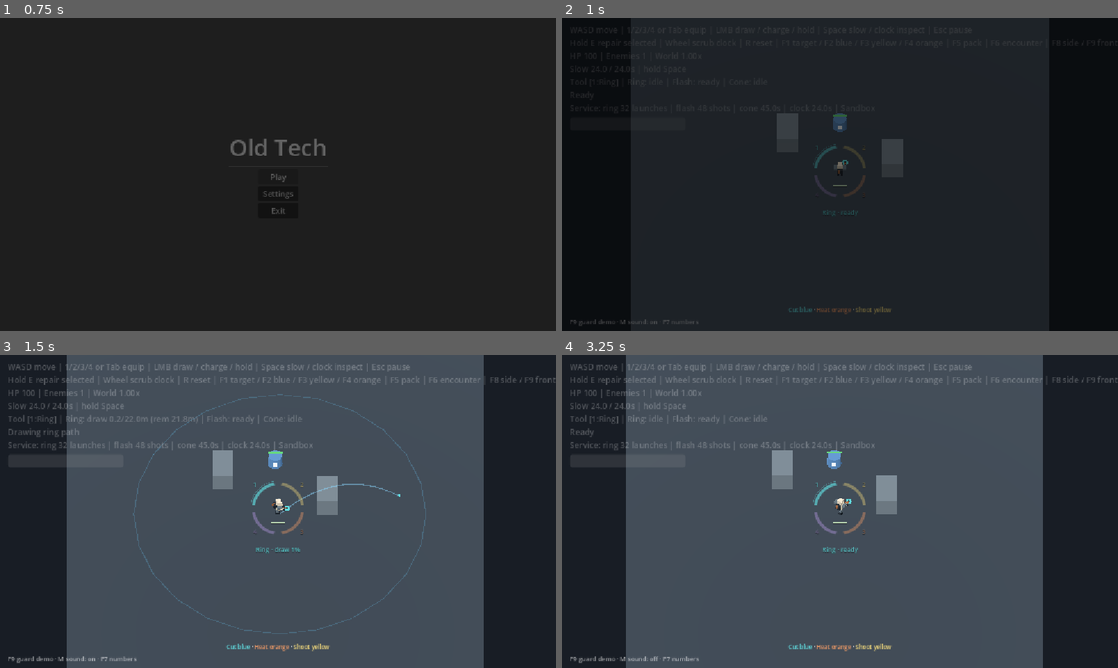
Above: before the commit, frames 1-4 (two rows, left to right).
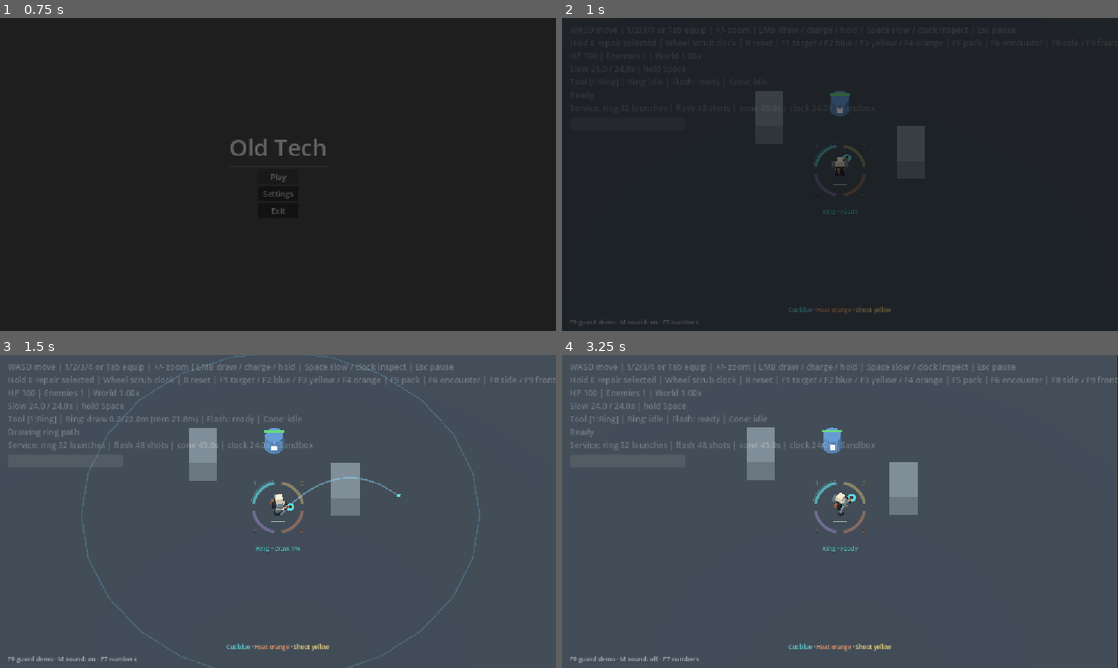
Above: after the commit, the same moments.

Repository: Ty1rl/old-tech
Game: Godot game, scene res://scenes/main.tscn
The game is run twice, just before and just after one commit, with the same random seed, the same clock (stepped at 60 frames per second) and the same inputs.
Inputs (mouse positions are in pixels of both pictures, inside the frame that each line leads up to):
- Up to frame 1 (0.75 s): click "Play" at 0.5 s
- Up to frame 2 (1 s): no input
- Up to frame 3 (1.5 s): tap Enter at 1.25 s; move the mouse to (400, 495) at 1.27 s; hold D (move_right) from 1.28 s (still down); tap R at 1.35 s; click (400, 495) at 1.42 s
- Up to frame 4 (3.25 s): tap Space at 1.52 s; tap E at 1.55 s; release D (move_right) at 2 s; drag from (728, 527) to (812, 574) at 2.02 s; move the mouse to (895, 442) at 2.77 s; hold D (move_right) from 2.78 s (still down); tap M at 2.85 s; click (895, 442) at 2.92 s; tap R at 3.05 s

Frame 1 is identical in both runs. In frame 2, 1.9% of the frame differs, in the area x 34-66%, y 23-64%; in frame 3, 30%, in the area x 0-100%, y 0-100%; in frame 4, 28%.

Commit message:
Improve combat scale and colored-part targeting
Work-Seat: old-tech/jam-1

Diff:
--- /dev/null
+++ b/scenes/prototype/aim_assist.gd
@@ -0,0 +1,39 @@
+extends RefCounted
+
+# Map a click near a visible raised part to its actual world position. Projecting
+# that same click onto the floor instead can miss by an entire body length.
+const Tuning = preload("res://scenes/prototype/tuning.gd")
+
+
+static func target(screen: Vector2, camera: Camera3D, enemies: Array, tool: int, origin: Vector3) -> Variant:
+	if tool not in [1, 2]:
+		return null
+	var result: Variant = null
+	var pixel_scale := maxf(0.5, camera.get_viewport().get_visible_rect().size.y / 800.0)
+	var nearest := float(Tuning.VIEW.blue_assist_pixels if tool == 1 else Tuning.VIEW.yellow_assist_pixels) * pixel_scale
+	var max_range := float(Tuning.RING.range if tool == 1 else Tuning.BEAM.range)
+	for enemy in enemies:
+		if not is_instance_valid(enemy) or enemy.health <= 0.0 or enemy.is_queued_for_deletion():
+			continue
+		var point: Vector3
+		var distance: float
+		if tool == 1:
+			if not enemy.has_cuttable_part(): continue
+			var points: Array = enemy.cable_world_points()
+			if camera.is_position_behind(points[0]) or camera.is_position_behind(points[-1]): continue
+			var start := camera.unproject_position(points[0])
+			var finish := camera.unproject_position(points[-1])
+			var delta := finish - start
+			var fraction := clampf((screen - start).dot(delta) / maxf(0.001, delta.length_squared()), 0, 1)
+			distance = screen.distance_to(start.lerp(finish, fraction))
+			point = (points[0] as Vector3).lerp(points[-1], fraction)
+		else:
+			if not enemy.is_core_exposed() or enemy.core_broken: continue
+			point = enemy.core_world_position()
+			if camera.is_position_behind(point): continue
+			distance = screen.distance_to(camera.unproject_position(point))
+		if distance > nearest or Vector2(point.x - origin.x, point.z - origin.z).length() > max_range:
+			continue
+		nearest = distance
+		result = Vector3(point.x, 0, point.z)
+	return result
--- a/scenes/prototype/arena.gd
+++ b/scenes/prototype/arena.gd
@@ -8,6 +8,7 @@
 const Equipment = preload("res://scenes/prototype/equipment.gd")
 const Cover = preload("res://scenes/prototype/cover.gd")
 const CombatFeedback = preload("res://scenes/prototype/combat_feedback.gd")
+const AimAssist = preload("res://scenes/prototype/aim_assist.gd")
 const ScrubView = preload("res://scenes/prototype/scrub_view.gd")
 const History = preload("res://scenes/prototype/history.gd")
 const StatusHud = preload("res://scenes/prototype/status_hud.gd")
@@ -47,7 +48,7 @@
 	player.camera.position = Vector3(0, 20, 14)
 	player.camera.rotation_degrees = Vector3(-55, 0, 0)
 	player.camera.projection = Camera3D.PROJECTION_ORTHOGONAL
-	player.camera.size = 30
+	player.camera.size = float(Tuning.VIEW.camera_size)
 	player.camera.current = true
 	weapons = Weapons.new()
 	weapons.equipment = equipment
@@ -142,7 +143,13 @@
 	var hit: Variant = Plane(Vector3.UP, 0).intersects_ray(
 		camera.project_ray_origin(screen_position), camera.project_ray_normal(screen_position))
 	aim_valid = hit != null
-	return hit if aim_valid else aim
+	if not aim_valid:
+		return aim
+	if is_instance_valid(director) and is_instance_valid(weapons):
+		var target: Variant = AimAssist.target(screen_position, camera, director.enemies, weapons.selected_tool, player.global_position)
+		if target != null:
+			return target
+	return hit
 
 
 func _process(delta: float) -> void:
@@ -241,6 +248,12 @@
 			_update_hud()
 			return
 		match code:
+			KEY_EQUAL, KEY_PLUS:
+				player.camera.size = maxf(16, player.camera.size - 2)
+				return
+			KEY_MINUS:
+				player.camera.size = minf(32, player.camera.size + 2)
+				return
 			KEY_F7:
 				status_hud.cycle_readout()
 				_update_hud()
@@ -275,7 +288,7 @@
 			KEY_F9:
 				reset_arena()
 				director.clear()
-				player.camera.size = 22
+				player.camera.size = float(Tuning.VIEW.showcase_size)
 				director.spawn(&"front_guard", Vector3(0, 0, -7))
 				_update_hud()
 				return
@@ -304,7 +317,7 @@
 	equipment.reset_state()
 	weapons.reset_state()
 	player.reset_state()
-	player.camera.size = 30
+	player.camera.size = float(Tuning.VIEW.camera_size)
 	director.reset_state()
 	time_feedback = ""
 	_update_hud()
@@ -461,7 +474,7 @@
 	hud.visible = alpha > 0.0
 	slow_bar.modulate.a = alpha
 	slow_bar.visible = alpha > 0.0
-	hud.text = "WASD move | 1/2/3/4 or Tab equip | LMB draw / charge / hold | Space slow / clock inspect | Esc pause\n"
+	hud.text = "WASD move | 1/2/3/4 or Tab equip | +/- zoom | LMB draw / charge / hold | Space slow / clock inspect | Esc pause\n"
 	hud.text += "Hold E repair selected | Wheel scrub clock | R reset | F1 target / F2 blue / F3 yellow / F4 orange | F5 pack | F6 encounter | F8 side / F9 front guard | M sound | Backspace clear\n"
 	hud.text += "HP %.0f | Enemies %d | World %.2fx\n" % [player.health, director.enemies.size(), player.world_scale]
 	hud.text += player.status_text() + "\n" + weapons.status_text()
--- a/scenes/prototype/checks/player_visual.gd
+++ b/scenes/prototype/checks/player_visual.gd
@@ -62,8 +62,8 @@
 	expect(model is MeshInstance3D and (model as MeshInstance3D).mesh == null and arrow != null and not arrow.visible,
 		"Original cylinder mesh and red prism arrow are hidden in the prototype")
 	expect(collision.shape is CylinderShape3D and is_equal_approx((collision.shape as CylinderShape3D).height, 1.0)
-		and player.camera.projection == Camera3D.PROJECTION_ORTHOGONAL and is_equal_approx(player.camera.size, 30.0),
-		"Player collision shape and orthographic camera setup remain unchanged")
+		and player.camera.projection == Camera3D.PROJECTION_ORTHOGONAL and is_equal_approx(player.camera.size, 22.0),
+		"Player collision stays unchanged and closer orthographic camera is active")
 
 	var visual: Node3D = player.visual
 	expect(is_instance_valid(visual) and visual.get_parent() == model,
--- /dev/null
+++ b/scenes/prototype/checks/readability.gd
@@ -0,0 +1,128 @@
+extends SceneTree
+
+const AimAssist = preload("res://scenes/prototype/aim_assist.gd")
+var arena: Node3D
+var checks := 0
+var failures: Array[String] = []
+
+
+func _initialize() -> void:
+	call_deferred("run")
+
+
+func expect(value: bool, message: String) -> void:
+	checks += 1
+	if not value: failures.append(message)
+
+
+func key(code: Key) -> void:
+	var event := InputEventKey.new()
+	event.physical_keycode = code
+	event.pressed = true
+	arena._unhandled_input(event)
+
+
+func mouse(down: bool) -> InputEventMouseButton:
+	var event := InputEventMouseButton.new()
+	event.button_index = MOUSE_BUTTON_LEFT
+	event.pressed = down
+	return event
+
+
+func fresh(kind: StringName, point: Vector3 = Vector3(0, 0, -4)) -> Node3D:
+	arena.reset_arena()
+	arena.director.clear()
+	return arena.director.spawn(kind, point)
+
+
+func fire_at_screen(screen: Vector2) -> void:
+	arena.weapons.select_tool(2)
+	var aim: Vector3 = arena.floor_aim(screen)
+	arena.weapons.handle_event(mouse(true), arena.player, aim)
+	arena.weapons.handle_event(mouse(false), arena.player, aim)
+	arena.weapons.step(.4, arena.player, aim, arena.director.enemies)
+
+
+func run() -> void:
+	arena = load("res://scenes/prototype/arena.tscn").instantiate()
+	root.add_child(arena)
+	current_scene = arena
+	await physics_frame
+	await physics_frame
+	root.get_node("GameState").resume()
+	arena.set_physics_process(false)
+	expect(is_equal_approx(arena.player.camera.size, 22), "Default view is closer")
+	key(KEY_EQUAL)
+	expect(is_equal_approx(arena.player.camera.size, 20), "Plus zooms in")
+	key(KEY_MINUS)
+	expect(is_equal_approx(arena.player.camera.size, 22), "Minus zooms out")
+	key(KEY_F9)
+	expect(is_equal_approx(arena.player.camera.size, 18), "Showcase uses closer view")
+	key(KEY_R)
+	expect(is_equal_approx(arena.player.camera.size, 22), "Reset restores default view")
+
+	for facing in [Vector3.FORWARD, Vector3.BACK, Vector3.LEFT, Vector3.RIGHT]:
+		var enemy := fresh(&"yellow")
+		enemy.facing = facing
+		var core: MeshInstance3D = enemy.part_visual.core
+		expect(core.visible and enemy.core_world_position().y > 1.6, "Core is raised and visible facing " + str(facing))
+		fire_at_screen(arena.player.camera.unproject_position(enemy.core_world_position()))
+		expect(enemy.health <= 0 and enemy.core_broken, "Clicking visible core kills from facing " + str(facing))
+
+	for route in [&"ring", &"cone"]:
+		var enemy := fresh(&"front_guard")
+		var saved: Dictionary = enemy.capture_state()
+		expect(enemy.part_visual.plate.visible and not enemy.part_visual.core.visible, "Closed guard shows plate and hides core")
+		if route == &"ring":
+			var points: Array = enemy.cable_world_points()
+			var middle: Vector3 = (points[0] + points[-1]) * .5
+			enemy.receive_attack(route, 36, middle, {"segment_start": middle - Vector3.RIGHT, "segment_end": middle + Vector3.RIGHT, "radius": .1})
+		else:
+			for tick in range(90): enemy.receive_attack(route, 16.0/60, enemy.position, {"dt": 1.0/60})
+		expect(not enemy.part_visual.plate.visible and enemy.part_visual.core.visible, "Opening removes orange geometry entirely via " + String(route))
+		enemy.restore_state(saved)
+		expect(enemy.part_visual.plate.visible and not enemy.part_visual.core.visible, "Rewind restores plate/core visibility via " + String(route))
+
+	var blue := fresh(&"blue")
+	arena.weapons.select_tool(1)
+	var points: Array = blue.cable_world_points()
+	var middle: Vector3 = (points[0] + points[-1]) * .5
+	var screen: Vector2 = arena.player.camera.unproject_position(middle)
+	var mapped: Vector3 = arena.floor_aim(screen)
+	expect(Vector2(mapped.x-middle.x, mapped.z-middle.z).length() < .01, "Click on raised blue cable maps to cable rather than floor behind it")
+	arena.weapons.handle_event(mouse(true), arena.player, mapped - Vector3.FORWARD)
+	var motion := InputEventMouseMotion.new()
+	motion.button_mask = MOUSE_BUTTON_MASK_LEFT
+	arena.weapons.handle_event(motion, arena.player, mapped)
+	arena.weapons.handle_event(mouse(false), arena.player, mapped + Vector3.FORWARD)
+	arena.weapons.step(.8, arena.player, mapped, arena.director.enemies)
+	expect(blue.health <= 0 and blue.cable_cut, "Stroke through projected blue cable cuts real enemy")
+
+	var enemy := fresh(&"front_guard")
+	screen = arena.player.camera.unproject_position(enemy.core_world_position())
+	expect(AimAssist.target(screen, arena.player.camera, [enemy], 2, arena.player.position) == null, "Closed core receives no aim assistance")
+	enemy = fresh(&"yellow", Vector3(0, 0, -50))
+	enemy.position.z = -50 # Bypass the normal spawn clamp to test range rejection.
+	screen = arena.player.camera.unproject_position(enemy.core_world_position())
+	expect(AimAssist.target(screen, arena.player.camera, [enemy], 2, arena.player.position) == null, "Out-of-range part receives no assistance")
+	enemy = fresh(&"yellow")
+	screen = arena.player.camera.unproject_position(enemy.core_world_position())
+	for tool in [3, 4]:
+		expect(AimAssist.target(screen, arena.player.camera, [enemy], tool, arena.player.position) == null, "Cone and clock retain floor aim")
+	enemy.health = 0
+	expect(AimAssist.target(screen, arena.player.camera, [enemy], 2, arena.player.position) == null, "Dead parts receive no assistance")
+	enemy = fresh(&"yellow", Vector3(-5, 0, -7.5))
+	arena.player.position = Vector3(-5, .55, -1)
+	fire_at_screen(arena.player.camera.unproject_position(enemy.core_world_position()))
+	expect(enemy.health == enemy.max_health, "Aiming at raised core still respects intervening cover")
+	arena.director.clear()
+	arena.weapons.select_tool(1)
+	screen = arena.player.camera.unproject_position(Vector3(4, 0, -2))
+	expect(arena.floor_aim(screen).distance_to(Vector3(4, 0, -2)) < .01, "Empty floor keeps ordinary free aim")
+
+	arena.feedback.reset_state()
+	arena.queue_free()
+	await process_frame
+	await create_timer(.1).timeout
+	print(JSON.stringify({"status": "passed" if failures.is_empty() else "failed", "checks": checks, "failures": failures}))
+	quit(0 if failures.is_empty() else 1)
--- a/scenes/prototype/part_visual.gd
+++ b/scenes/prototype/part_visual.gd
@@ -15,8 +15,8 @@
 		_: return [Vector3(-0.4, 0.85, 0), Vector3(0.4, 0.85, 0)]
 
 
-static func core_point(radius: float) -> Vector3:
-	return Vector3(0, 0.82, -radius * 0.7)
+static func core_point(_radius: float) -> Vector3:
+	return Vector3(0, 1.75, 0)
 
 
 func material(color: Color, glow: bool = false) -> StandardMaterial3D:
@@ -77,12 +77,21 @@
 			pipe(self, Vector3(side * radius * 0.65, 0.25, -0.25), Vector3(side * radius * 0.65, 0.25, 0.3), 0.22, dark)
 	if mode in [&"cut", &"open"]:
 		var points := cable_points(layout, radius)
-		cable = pipe(self, points[0], points[1], 0.13, blue)
+		cable = pipe(self, points[0], points[1], 0.19, blue)
 		if layout == &"side":
 			box(self, Vector3(0.35, 0.9, 0.75), Vector3(radius + 0.45, 0.8, 0), metal)
 	if mode in [&"shot", &"open"]:
 		var point := core_point(radius)
-		core = pipe(self, point, point + Vector3(0, 0.02, -0.08), 0.24, material(Style.BEAM, true))
+		core = MeshInstance3D.new()
+		var sphere := SphereMesh.new()
+		sphere.radius = 0.3
+		sphere.height = 0.6
+		sphere.radial_segments = 24
+		sphere.rings = 12
+		core.mesh = sphere
+		core.material_override = material(Style.BEAM, true)
+		core.position = point
+		add_child(core)
 	if mode in [&"heat", &"open"]:
 		plate = Node3D.new()
 		plate.position = Vector3(0, 0.12, -radius - 0.25)
@@ -100,5 +109,5 @@
 		halves[index].rotation.z = (0.3 if index == 0 else -0.3) if cut else 0.0
 	if is_instance_valid(cable): cable.visible = not cut
 	if is_instance_valid(core): core.visible = exposed and not broken
-	if is_instance_valid(plate): plate.rotation.x = -1.45 if exposed else 0.0
+	if is_instance_valid(plate): plate.visible = not exposed
 	heat_material.albedo_color = Style.CONE.lerp(Color("fff0ad"), clampf(heat_ratio, 0.0, 1.0))
--- a/scenes/prototype/tuning.gd
+++ b/scenes/prototype/tuning.gd
@@ -2,6 +2,8 @@
 
 # Distances are world units; durations are real seconds unless stated otherwise.
 const PLAYER = {"speed": 6.0, "health": 100.0, "visual_scale": 1.3}
+const VIEW = {"camera_size": 22.0, "showcase_size": 18.0, "blue_assist_pixels": 22.0,
+	"yellow_assist_pixels": 20.0}
 const SLOW = {"scale": 0.18, "drain": 1.0}
 const RING = {"range": 14.0, "length": 22.0, "minimum_length": 0.6,
 	"sample_spacing": 0.18, "outbound_speed": 24.0, "stroke_speed": 38.0,
@@ -22,7 +24,7 @@
 	"front_guard": {"health": 500.0, "speed": 1.6, "radius": 0.8, "damage": 10.0, "mechanism": "open", "layout": "front"},
 }
 const MATCHUPS = {"body_damage": 0.12, "heat_seconds": 0.9, "heat_decay": 0.15,
-	"cut_radius": 0.16, "core_radius": 0.32, "attack_windup": 0.5, "attack_recovery": 1.7,
+	"cut_radius": 0.28, "core_radius": 0.38, "attack_windup": 0.5, "attack_recovery": 1.7,
 	"push_light": 1.25, "push_heavy": 0.15, "stagger_scale": 2.4}
 # Slots follow a shrinking arc around the player; 0 strength restores direct chase.
 const PACK = {"size": 5, "neighbor_range": 14.0, "spacing": 1.8,
Not shown, added: scenes/prototype/aim_assist.gd.uid
Not shown, added: scenes/prototype/checks/readability.gd.uid
Not shown, changed: scenes/prototype/README.md
